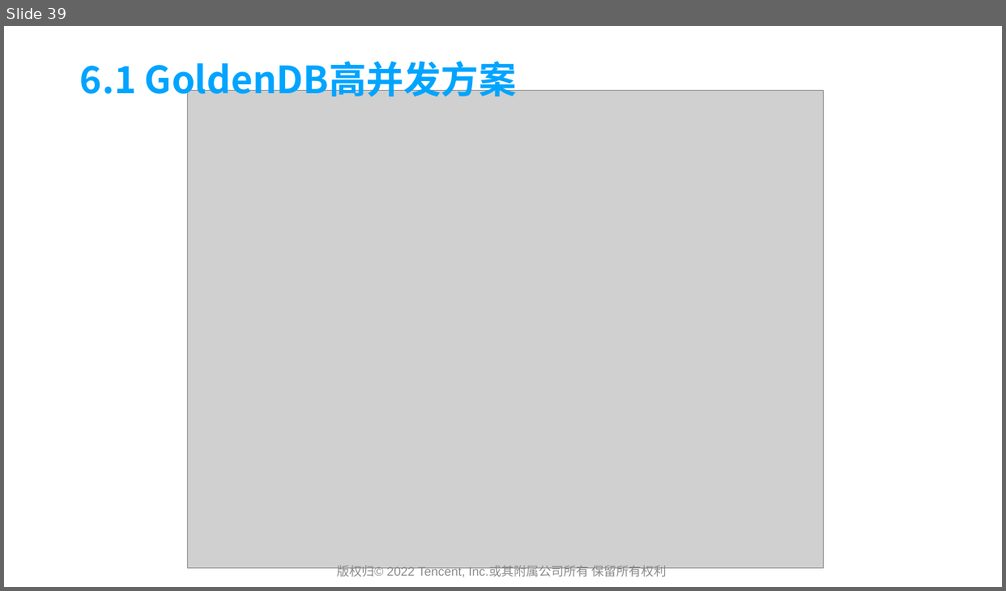
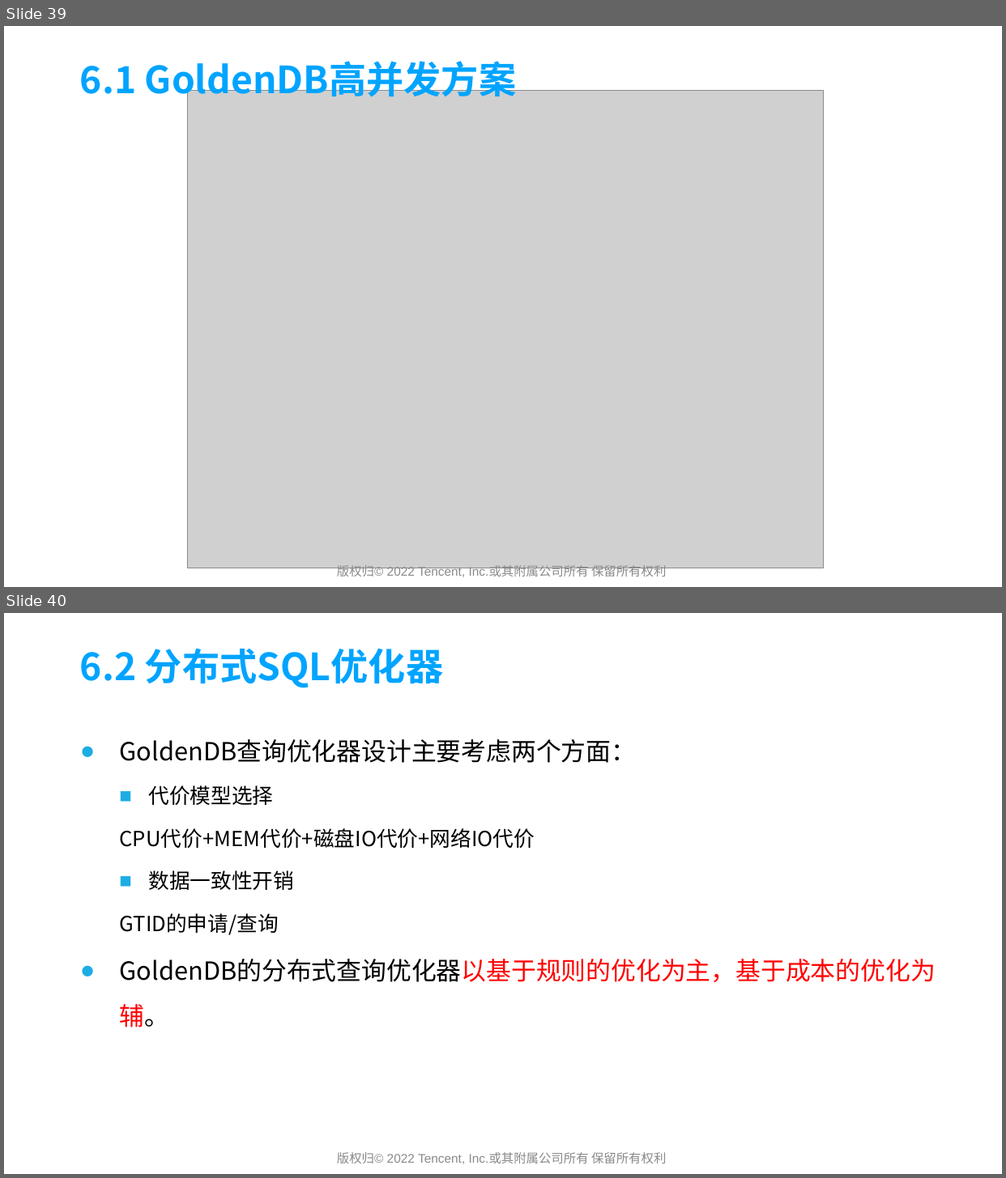
Before and after one commit to yedushusheng/mysql-learning, a slide deck: 28. OLTP/GoldenDB产品简介及架构解析.pptx. Shown one above the other, each under a label of ours: slide 39 before the commit, slides 39 and 40 after it. The pictures are 1006x591 and 1006x1178 pixels, drawn with LibreOffice and Linux fonts; fonts in the diff are those of the drawing; grey boxes stand for pictures; background and template pictures are left out. Boxes give left, top, right and bottom in pixels: in the first picture for what was removed or moved away, otherwise in the second. Text is boxed around its words. In the diff, an @@ line names an element or a change of style, - is before the commit and + after.

```diff
--- a/28. OLTP/GoldenDB产品简介及架构解析.pptx
+++ b/28. OLTP/GoldenDB产品简介及架构解析.pptx
@@ slide 40 added at (4,613,1002,1174), background picture (left out) @@
@@ title added at (80,648,443,688), 36 pt, text #00A4FF, bold @@
+6.2 分布式SQL优化器
@@ text added at (119,739,636,935), 20 pt, text #000000 @@
+● GoldenDB查询优化器设计主要考虑两个方面：
+  ■ 代价模型选择
+  CPU代价+MEM代价+磁盘IO代价+网络IO代价
+  ■ 数据一致性开销
+  GTID的申请/查询
@@ text added at (119,959,935,1028), 24 pt, text #FF0000 @@
+● GoldenDB的分布式查询优化器以基于规则的优化为主，基于成本的优化为辅。
@@ text added at (337,1152,666,1165), 12 pt, text #898989 @@
+版权归© 2022 Tencent, Inc.或其附属公司所有 保留所有权利
```
Also in this commit, not shown: 4 slides changed, 1 other slide added.
